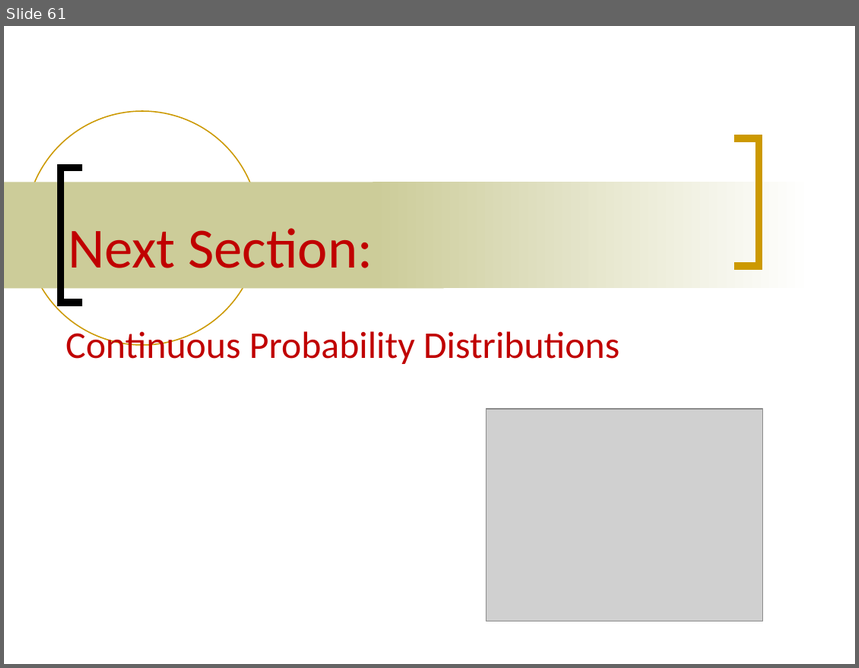
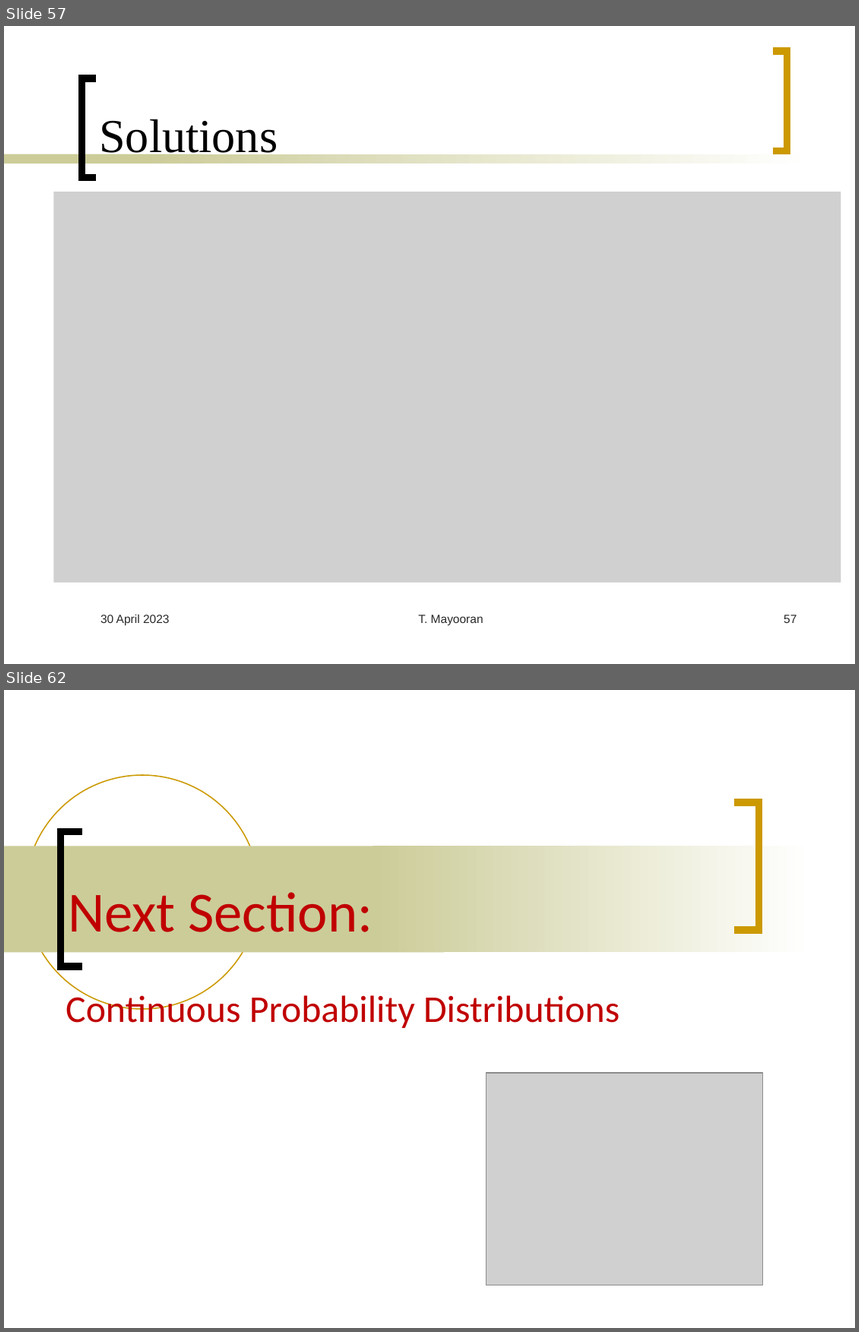
Before and after one commit to Mayooran1987/MC3020, a slide deck: Lec_2.pptx. Shown one above the other, each under a label of ours: slide 61 before the commit, slides 57 and 62 after it; the slides between them are not shown. The pictures are 859x668 and 859x1332 pixels, drawn with LibreOffice and Linux fonts; fonts in the diff are those of the drawing; grey boxes stand for pictures. Boxes give left, top, right and bottom in pixels: in the first picture for what was removed or moved away, otherwise in the second. Text is boxed around its words. In the diff, an @@ line names an element or a change of style, - is before the commit and + after.

```diff
--- a/Lec_2.pptx
+++ b/Lec_2.pptx
@@ slide 57 added at bbox=[4, 26, 855, 664], background #FFFFFF @@
@@ freeform shape added at bbox=[773, 52, 788, 151], outline #CC9900 6 pt @@
@@ freeform shape added at bbox=[82, 78, 97, 177], outline #000000 6 pt @@
@@ title added at bbox=[99, 119, 278, 161], 40 pt, text #000000 @@
+Solutions
@@ rectangle added at bbox=[4, 154, 202, 164], fill #CCCC99 @@
@@ rectangle added at bbox=[139, 154, 813, 164], fill gradient #CCCC99 to #FFFFFF @@
@@ picture added at bbox=[53, 192, 841, 584] @@
@@ text added at bbox=[101, 614, 170, 626], 10 pt, text #292929 @@
+30 April 2023
@@ text added at bbox=[418, 615, 484, 626], 10 pt, text #292929 @@
+T. Mayooran
@@ page number added at bbox=[784, 615, 797, 623], 10 pt, text #292929 @@
+57
@@ what was slide 61 is now slide 62 @@
```
Also in this commit, not shown: 51 slides changed, 1 other slide added, 1 slide removed.
